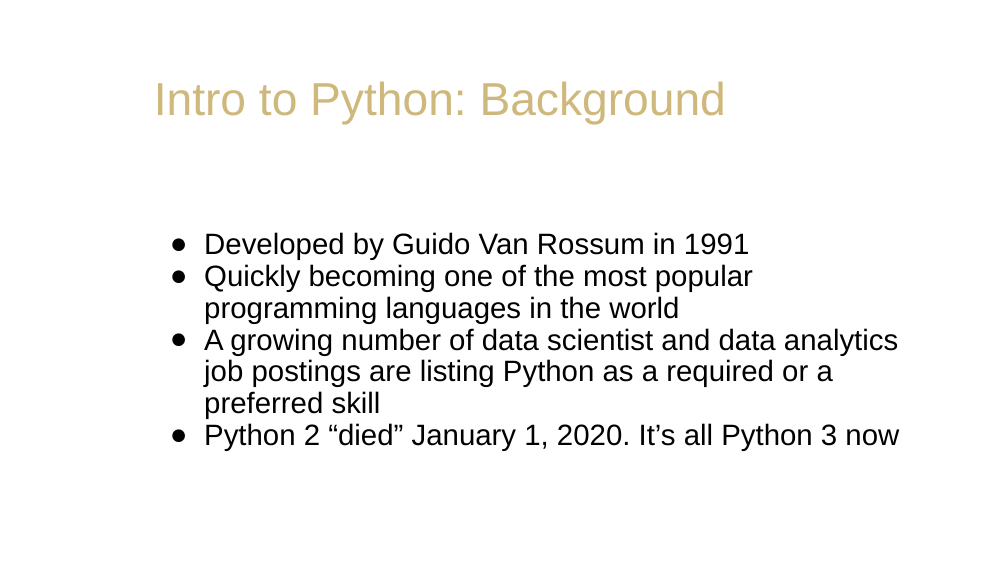
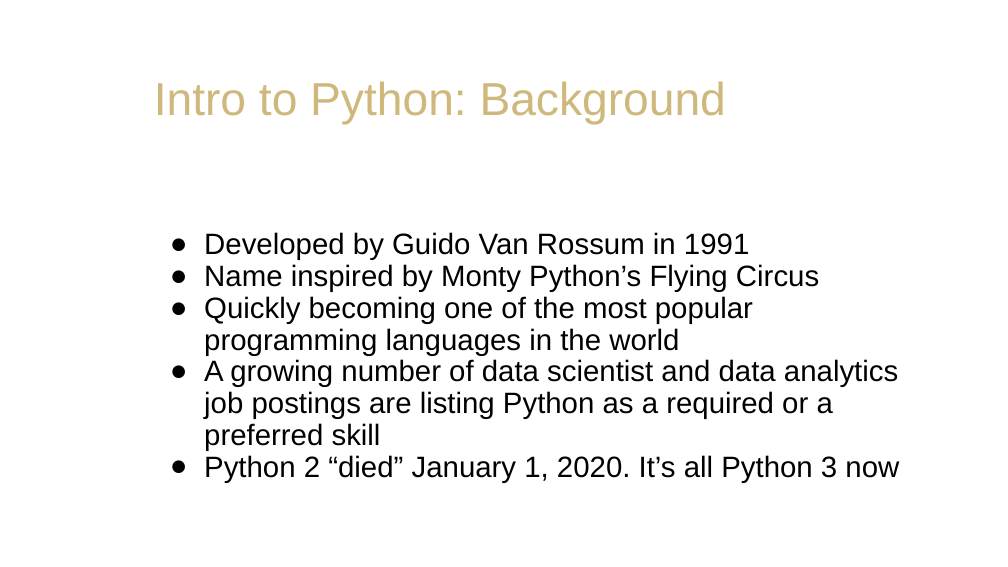
Before and after one commit to staylorx/cu-leeds-baim3220, a slide deck: slide 2 of Week 1/W1D1_ Intro to Python.pptx. Drawn at 1008x567 pixels with LibreOffice and Linux fonts; fonts in the diff are those of the drawing; background and template pictures are left out. Boxes give left, top, right and bottom in pixels: in the first picture for what was removed or moved away, otherwise in the second. Text is boxed around its words. In the diff, an @@ line names an element or a change of style, - is before the commit and + after.

```diff
--- a/Week 1/W1D1_ Intro to Python.pptx
+++ b/Week 1/W1D1_ Intro to Python.pptx
@@ text at [204, 264, 819, 292]: paragraph added @@
+● Name inspired by Monty Python’s Flying Circus
```
Also in this commit, not shown: 3 other slides changed, 5 other files.
